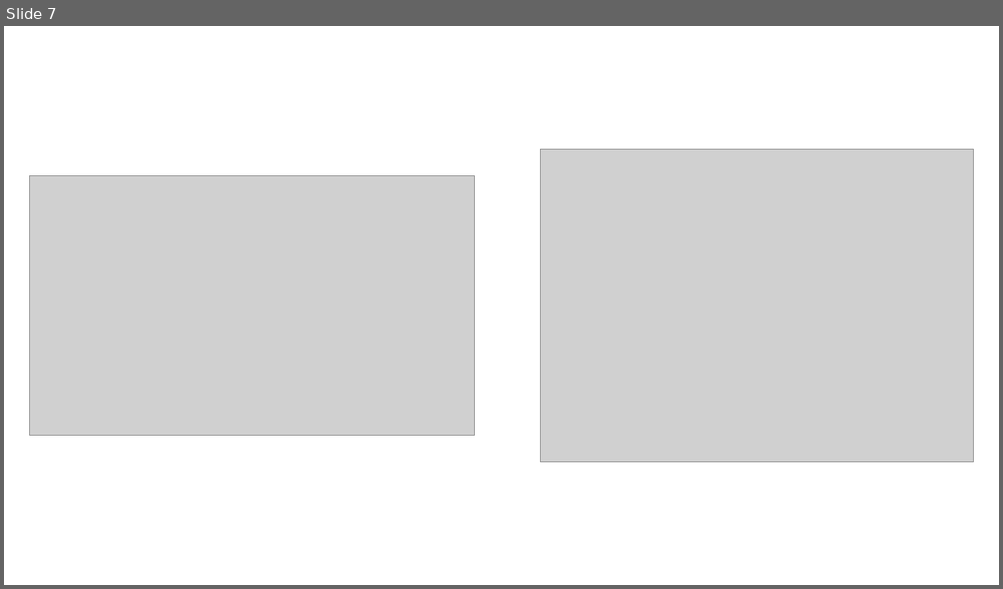
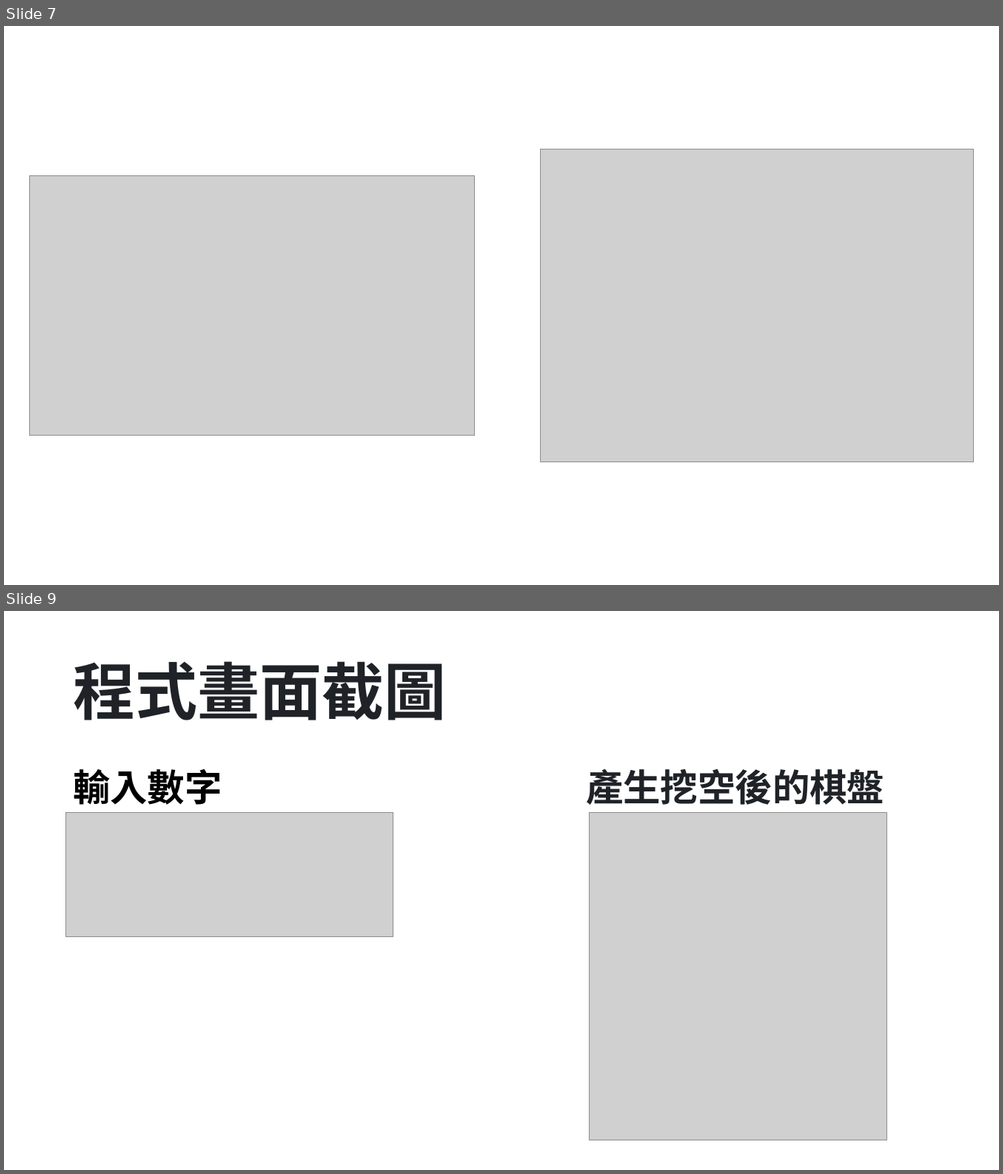
Before and after one commit to cjs20040817/SUDOKU, a slide deck: 數獨.pptx. Shown one above the other, each under a label of ours: slide 7 before the commit, slides 7 and 9 after it; the slides between them are not shown. The pictures are 1003x589 and 1003x1174 pixels, drawn with LibreOffice and Linux fonts; fonts in the diff are those of the drawing; grey boxes stand for pictures. Boxes give left, top, right and bottom in pixels: in the first picture for what was removed or moved away, otherwise in the second. Text is boxed around its words. In the diff, an @@ line names an element or a change of style, - is before the commit and + after.

```diff
--- a/數獨.pptx
+++ b/數獨.pptx
@@ slide 9 added at (x1=4, y1=611, x2=999, y2=1170), background #FFFFFF @@
@@ title added at (x1=73, y1=661, x2=446, y2=721), 60 pt, text #1F2328, bold @@
+程式畫面截圖
@@ text added at (x1=73, y1=769, x2=222, y2=805), 36 pt, text #000000, bold @@
+輸入數字
@@ text added at (x1=586, y1=769, x2=884, y2=805), 36 pt, text #1F2328, bold @@
+產生挖空後的棋盤
@@ picture added at (x1=65, y1=813, x2=392, y2=937) @@
@@ picture added at (x1=589, y1=813, x2=886, y2=1141) @@
```
Also in this commit, not shown: 6 slides changed, 3 other slides added.
